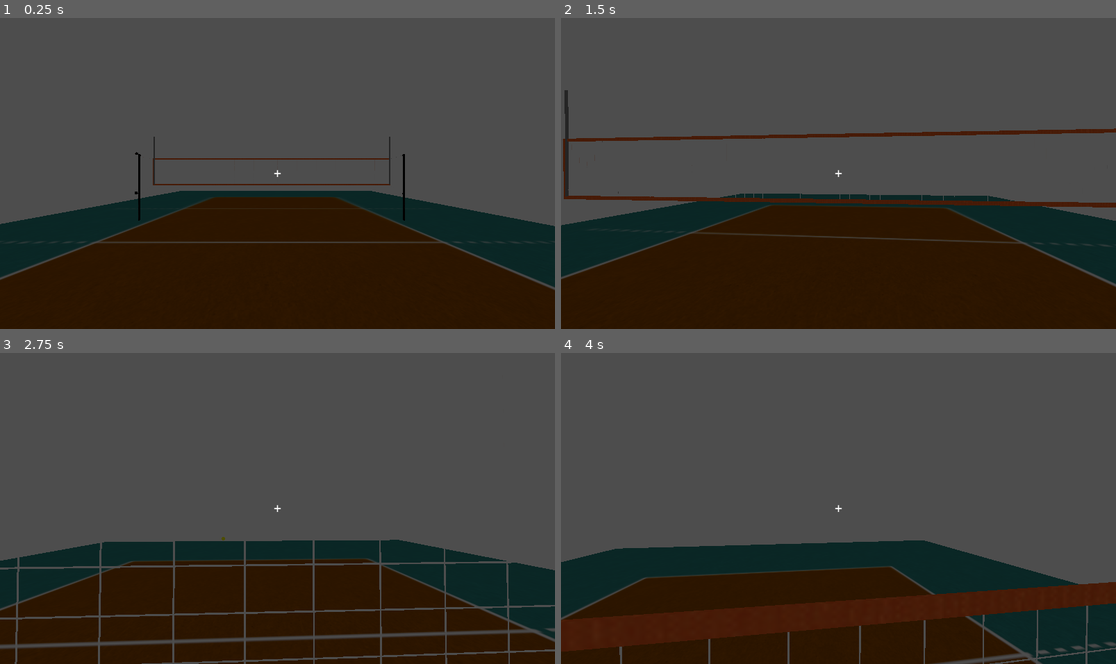
Above: before the commit, frames 1-4 (two rows, left to right).
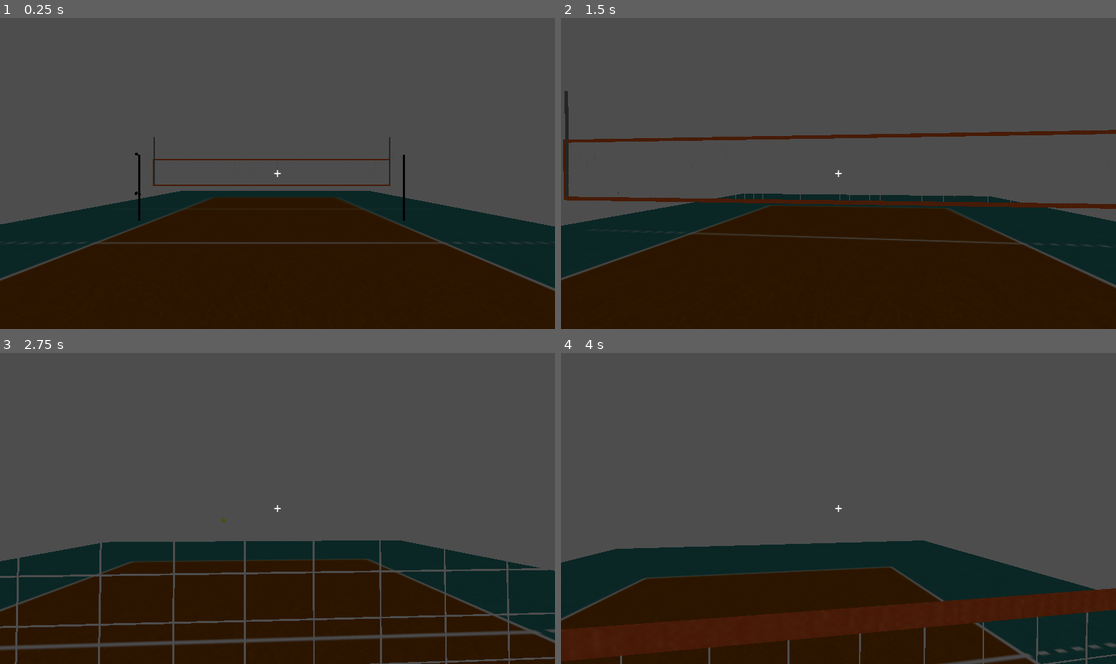
Above: after the commit, the same moments.

Repository: Mcaldas11/VolleyBox
Game: Godot game, scene res://volleyball/scene.tscn
Two runs of this game, one before a commit and one after it. Both use one fixed random seed, a clock stepped at 60 frames per second and the inputs below.
Inputs (mouse positions are in pixels of both pictures, inside the frame that each line leads up to):
- Up to frame 1 (0.25 s): no input
- Up to frame 2 (1.5 s): tap Enter (ui_accept) at 0.5, 0.77 s; move the mouse to (866, 170) at 0.52 s; hold G (spawn_ball) 0.53-1.28 s; hold W (ui_up) from 0.53 s (still down); move the mouse to (810, 173) at 1.27 s; click (810, 173) at 1.35 s
- Up to frame 3 (2.75 s): keep holding W (ui_up); tap Enter (ui_accept) at 1.52 s; tap G (spawn_ball) at 1.55 s; move the mouse to (288, 502) at 2.02 s; hold G (spawn_ball) from 2.03 s (still down)
- Up to frame 4 (4 s): keep holding W (ui_up); tap Enter (ui_accept) at 2.75, 3.02, 3.77 s; move the mouse to (832, 511) at 2.77 s; release G (spawn_ball) at 2.78 s; tap Keypad Enter at 2.85 s; tap G (spawn_ball) at 3.05, 3.8 s; move the mouse to (877, 511) at 3.52 s; hold Shift from 3.53 s (still down)

The runs differ from the first frame. In frame 1, 1.1% of the frame differs, in the area x 0-100%, y 38-88%; in frame 2, 2.1%; in frame 3, 4.4%; in frame 4, 5.7%, in the area x 0-100%, y 60-100%.

Commit message:
Add ball scene and spawn/cleanup in player
Introduce a RigidBody ball asset and integrate spawning/cleanup in the player. Adds assets/ball/ball.gd (auto-frees the ball after hitting the ground with a 0.5s delay), its .uid, and ball.tscn with physics material (bounce 0.7), mass and damping settings. Update player.gd to export ball_scene, track current_ball, spawn the ball 4m above the player, connect to tree_exited to clear the reference when the ball is removed, and include gravity/jump/movement handling refinements. Also minor adjustments to volleyball/scene.tscn collision transform and ground box size.

Diff:
--- a/volley-box/Player/Script_Player/player.gd
+++ b/volley-box/Player/Script_Player/player.gd
@@ -4,17 +4,14 @@
 @export var jump_velocity = 4.5
 @export var mouse_sensitivity = 0.002
 
-# NOVO
 @export var ball_scene: PackedScene
 
 var gravity = ProjectSettings.get_setting("physics/3d/default_gravity")
 var camera_x_rotation = 0.0
 
 @onready var camera_pivot = $CameraPivot
-@onready var spawn_point = $SpawnPoint
 @onready var camera = $CameraPivot/Camera3D
 
-# NOVO
 var current_ball = null
 
 
@@ -24,7 +21,7 @@
 
 func _input(event):
 
-	# MOVER CÂMERA
+	# MOVIMENTO DO RATO
 	if event is InputEventMouseMotion:
 
 		rotate_y(-event.relative.x * mouse_sensitivity)
@@ -44,7 +41,12 @@
 
 			get_tree().current_scene.add_child(current_ball)
 
+			# spawn 4 metros acima do player
 			current_ball.global_transform.origin = global_transform.origin + Vector3(0, 4, 0)
+
+
+			# detectar quando a bola é apagada
+			current_ball.tree_exited.connect(_on_ball_deleted)
 
 
 	# REMATAR COM BOTÃO ESQUERDO
@@ -60,12 +62,15 @@
 
 func _physics_process(delta):
 
+	# gravidade
 	if not is_on_floor():
 		velocity.y -= gravity * delta
 
+	# salto
 	if Input.is_action_just_pressed("ui_accept") and is_on_floor():
 		velocity.y = jump_velocity
 
+	# movimento
 	var input_dir = Input.get_vector("ui_left", "ui_right", "ui_up", "ui_down")
 	var direction = (transform.basis * Vector3(input_dir.x, 0, input_dir.y)).normalized()
 
@@ -77,3 +82,9 @@
 		velocity.z = move_toward(velocity.z, 0, speed)
 
 	move_and_slide()
+
+
+# quando a bola desaparece
+func _on_ball_deleted():
+
+	current_ball = null
--- /dev/null
+++ b/volley-box/assets/ball/ball.gd
@@ -0,0 +1,22 @@
+extends RigidBody3D
+
+var touched_ground = false
+
+func _ready():
+	body_entered.connect(_on_body_entered)
+
+
+func _on_body_entered(body):
+
+	if touched_ground:
+		return
+
+	# opcional: verificar se é o chão
+	if body.name == "Floor" or body.name == "Campo" or body is StaticBody3D:
+
+		touched_ground = true
+
+		# espera 0.5 segundos
+		await get_tree().create_timer(0.5).timeout
+
+		queue_free()
--- a/volley-box/assets/ball/ball.tscn
+++ b/volley-box/assets/ball/ball.tscn
@@ -1,4 +1,9 @@
-[gd_scene load_steps=4 format=3 uid="uid://csnwley7mf18u"]
+[gd_scene load_steps=6 format=3 uid="uid://csnwley7mf18u"]
+
+[ext_resource type="Script" uid="uid://b5anttr8te2kn" path="res://assets/ball/ball.gd" id="1_0hqb1"]
+
+[sub_resource type="PhysicsMaterial" id="PhysicsMaterial_v74v5"]
+bounce = 0.7
 
 [sub_resource type="SphereMesh" id="SphereMesh_v74v5"]
 
@@ -10,8 +15,10 @@
 
 [node name="RigidBody3D" type="RigidBody3D"]
 mass = 0.3
+physics_material_override = SubResource("PhysicsMaterial_v74v5")
 linear_damp = 0.1
 angular_damp = 0.1
+script = ExtResource("1_0hqb1")
 
 [node name="MeshInstance3D" type="MeshInstance3D" parent="."]
 transform = Transform3D(0.4, 0, 0, 0, 0.4, 0, 0, 0, 0.4, 0, 0, 0)
--- a/volley-box/volleyball/scene.tscn
+++ b/volley-box/volleyball/scene.tscn
@@ -12,7 +12,7 @@
 radius = 0.036621094
 
 [sub_resource type="BoxShape3D" id="BoxShape3D_r886b"]
-size = Vector3(18.997292, 0.72650146, 31.10749)
+size = Vector3(18.997292, 0.7432556, 31.10749)
 
 [sub_resource type="CylinderMesh" id="CylinderMesh_r886b"]
 top_radius = 0.02
@@ -52,7 +52,7 @@
 [node name="StaticBody3D" type="StaticBody3D" parent="Sketchfab_model/1144e7d4dd624ea3b0a2d8b261362a77_fbx/RootNode/Volleyball/Volleyball_Volleyball_0" index="0"]
 
 [node name="CollisionShape3D" type="CollisionShape3D" parent="Sketchfab_model/1144e7d4dd624ea3b0a2d8b261362a77_fbx/RootNode/Volleyball/Volleyball_Volleyball_0/StaticBody3D" index="0"]
-transform = Transform3D(1, 0, 0, 0, 1, 0, 0, 0, 1, -0.024425477, -0.13674925, -0.9748182)
+transform = Transform3D(1, 0, 0, 0, 1, 0, 0, 0, 1, -0.024425507, -0.12837218, -0.9748182)
 shape = SubResource("BoxShape3D_r886b")
 
 [node name="Player" parent="." index="1" instance=ExtResource("2_alxkw")]
Not shown, added: volley-box/assets/ball/ball.gd.uid
